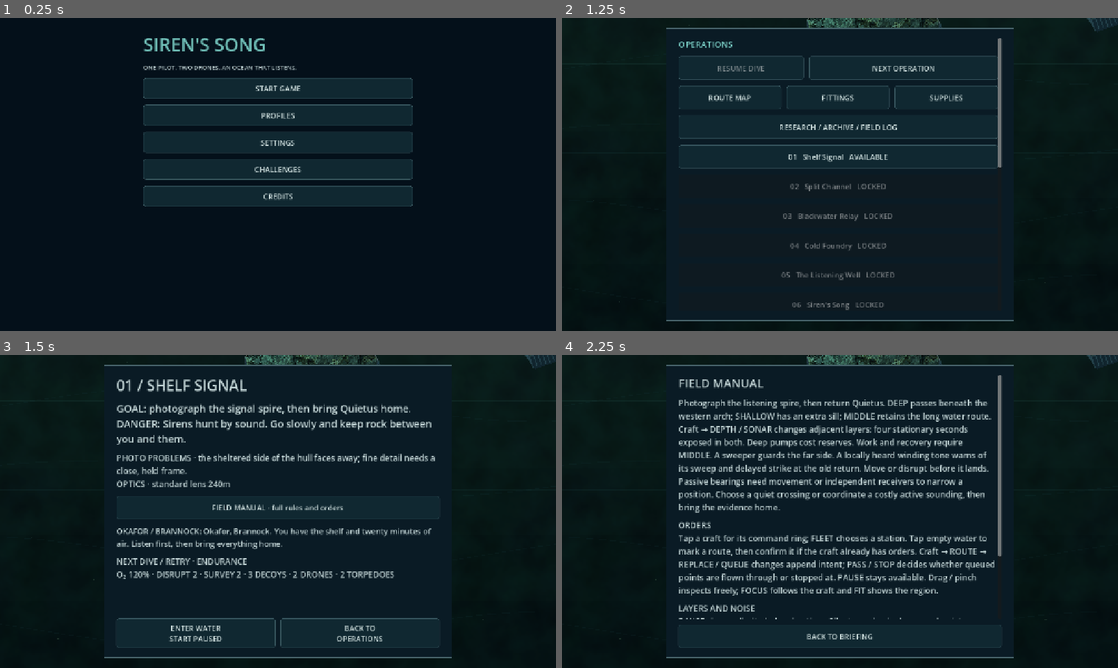
Above: before the commit, frames 1-4 (two rows, left to right).
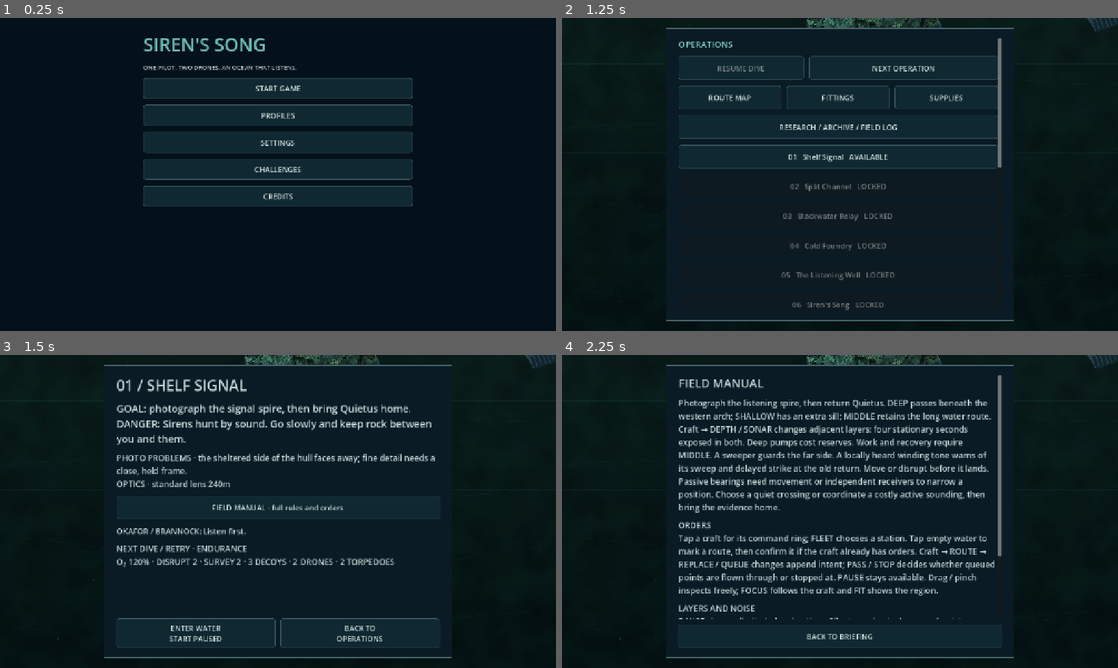
Above: after the commit, the same moments.

Repository: pemunson90-cmd/Siren-s-Song
Game: Godot game, scene res://scenes/main.tscn
The game is run twice, just before and just after one commit, with the same random seed, the same clock (stepped at 60 frames per second) and the same inputs. Sound files missing from this copy of the repository are replaced by a short silence.
Inputs:
- Up to frame 1 (0.25 s): no input
- Up to frame 2 (1.25 s): click "START GAME" at 0.5 s
- Up to frame 3 (1.5 s): click "NEXT OPERATION" at 1.25 s
- Up to frame 4 (2.25 s): click "FIELD MANUAL · full rules and…" at 2 s

Frames 1-2 are identical in both runs. In frame 3, 2.4% of the frame differs, in the area x 21-78%, y 55-72%; in frame 4, nothing differs.

Commit message:
Keep opening radio concise and retain full message in field log

Diff:
--- a/game/src/campaign/voices/voices_table.gd
+++ b/game/src/campaign/voices/voices_table.gd
@@ -8,6 +8,8 @@
 # Seconds of dive time a mid-dive message stays on the HUD log row.
 const HOLD=9.0
 const SLOTS=["brief","mid","debrief"]
+# Opening orders stay concise; the field log retains the full received radio line.
+const BRIEF_SUMMARIES={0:"Listen first."}
 const SPEAKERS={"okafor":"OKAFOR / BRANNOCK","rill":"RILL / HOLLINS","ash":"ASH / HOLLINS","vey":"VEY / VARNE","kade":"KADE / TESSALY",
 	"sorley":"SORLEY / TRAWLER"}
 const GENERIC_IDS=[38,39,40]
--- a/game/src/presentation/archive/voice_feed.gd
+++ b/game/src/presentation/archive/voice_feed.gd
@@ -14,7 +14,8 @@
 static func briefing(host,op:int)->void:
 	if Voices.row(op,"brief").is_empty():return
 	Voices.hear(received(host),op,"brief")
-	host._menu_text(Voices.line(op,"brief"),16)
+	var radio=Voices.row(op,"brief")
+	host._menu_text("%s: %s"%[radio.speaker,Table.BRIEF_SUMMARIES.get(op,radio.text)],16)
 # Debrief line after a recovered operation.
 static func debrief(host)->void:
 	var mission=host.sim.mission
